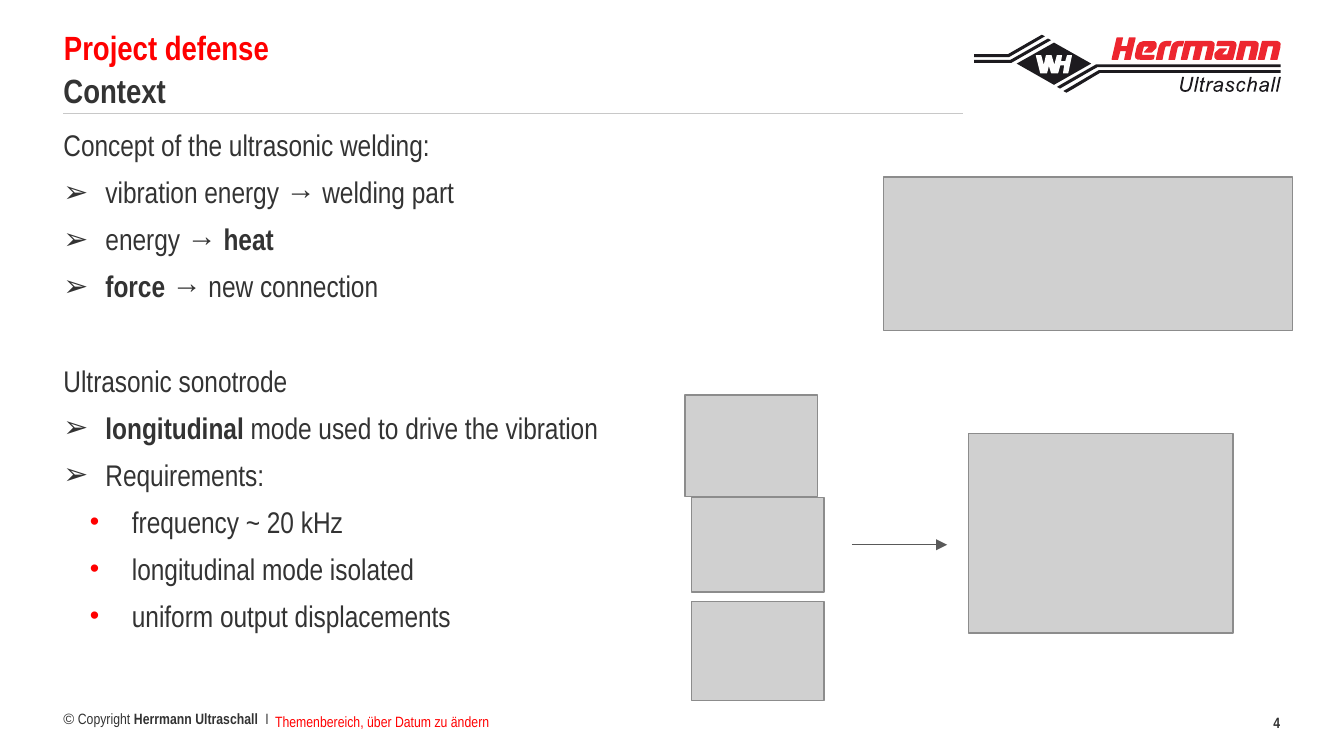
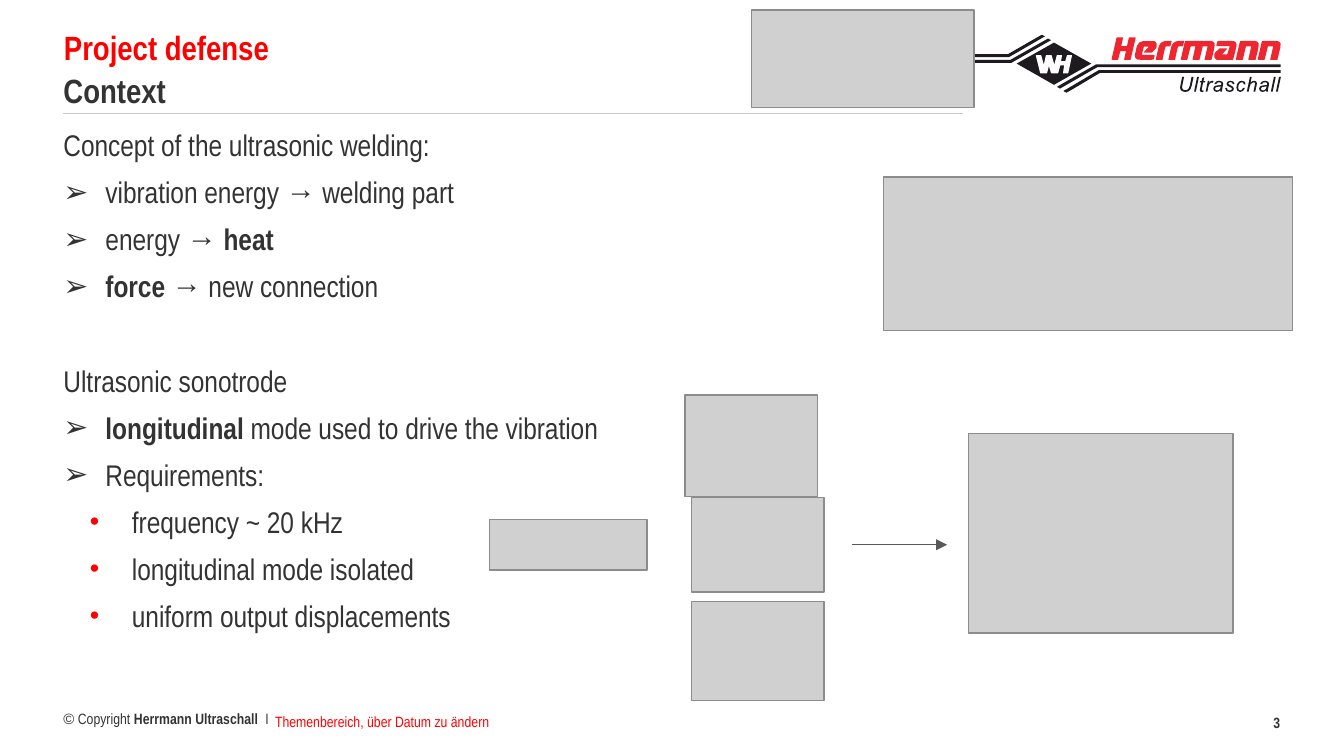
Before and after one commit to francoisbrouet/sep24_cds_int_us-welding, a slide deck: slide 3 of defense/Project defense Francois Brouet.pptx (slide 4 before the commit). Drawn at 1344x756 pixels with LibreOffice and Linux fonts; fonts in the diff are those of the drawing; grey boxes stand for pictures; background and template pictures are left out. Boxes give left, top, right and bottom in pixels: in the first picture for what was removed or moved away, otherwise in the second. Text is boxed around its words. In the diff, an @@ line names an element or a change of style, - is before the commit and + after.

```diff
--- a/defense/Project defense Francois Brouet.pptx
+++ b/defense/Project defense Francois Brouet.pptx
@@ picture added at [751, 9, 973, 108] @@
@@ picture added at [489, 519, 646, 570] @@
@@ page number at [1273, 717, 1280, 728]: text changed @@
-4
+3
```
Also in this commit, not shown: 11 other slides changed.
